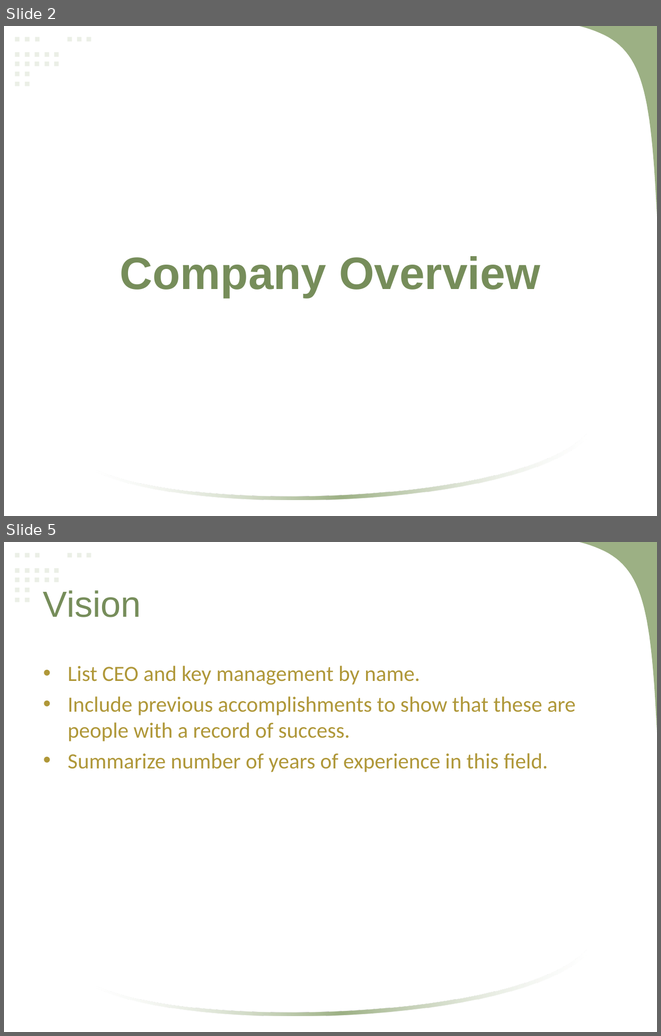
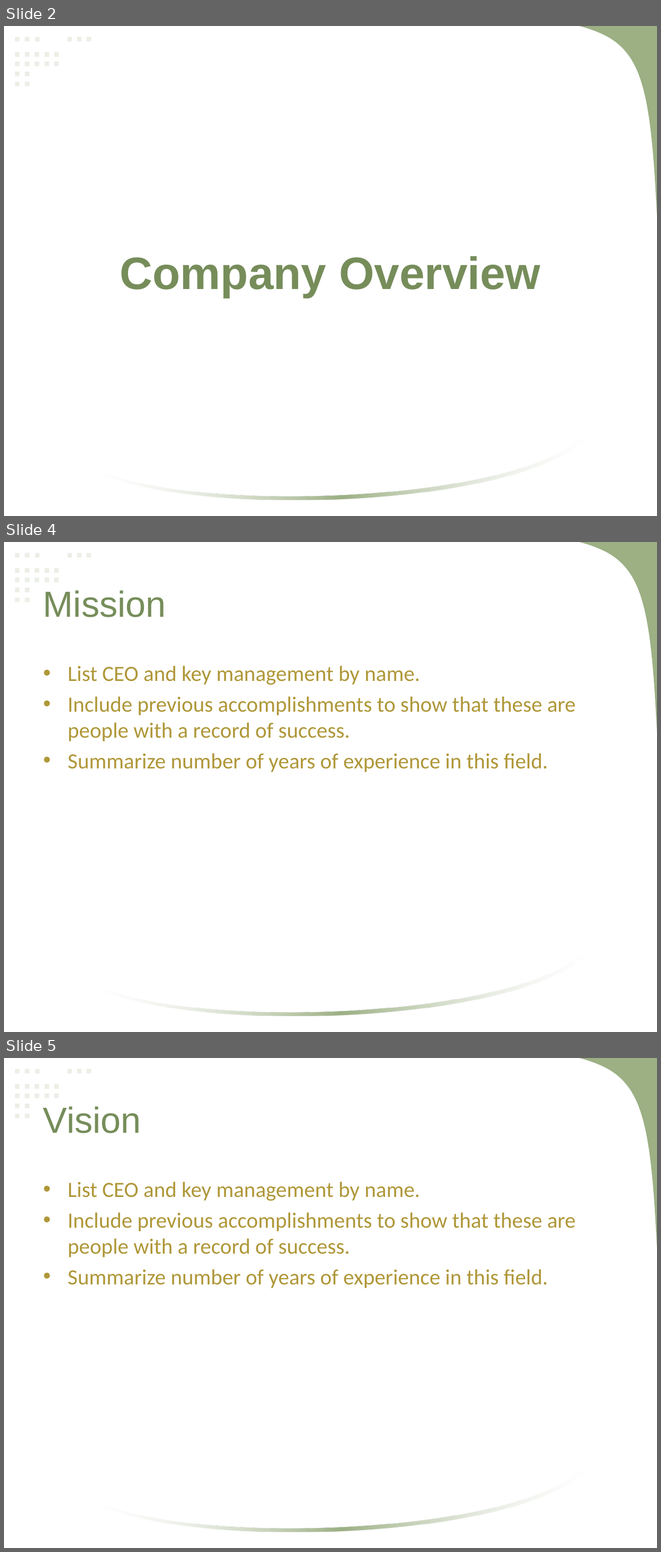
Before and after one commit to mlbelchez/Project---MNSYSIT, a slide deck: Presentation/Neomace Travel and Tours.pptx. Shown one above the other, each under a label of ours: slides 2 and 5 before the commit, slides 2, 4 and 5 after it; the slides between them are not shown. The pictures are 661x1036 and 661x1552 pixels, drawn with LibreOffice and Linux fonts; fonts in the diff are those of the drawing. Boxes give left, top, right and bottom in pixels: in the first picture for what was removed or moved away, otherwise in the second. Text is boxed around its words. In the diff, an @@ line names an element or a change of style, - is before the commit and + after.

```diff
--- a/Presentation/Neomace Travel and Tours.pptx
+++ b/Presentation/Neomace Travel and Tours.pptx
@@ slide 4 added at (4,542,657,1032), background #FFFFFF; not listed: 22 template elements that a slide beside it also shows @@
@@ title added at (43,590,166,617), 40 pt, text #768D5A @@
+Mission
@@ text added at (68,665,576,772), 24 pt, text #AF9738 @@
+• List CEO and key management by name.
+• Include previous accomplishments to show that these are people with a record of success.
+• Summarize number of years of experience in this field.
```
Also in this commit, not shown: 8 slides changed, 9 other slides added, 4 slides removed.
